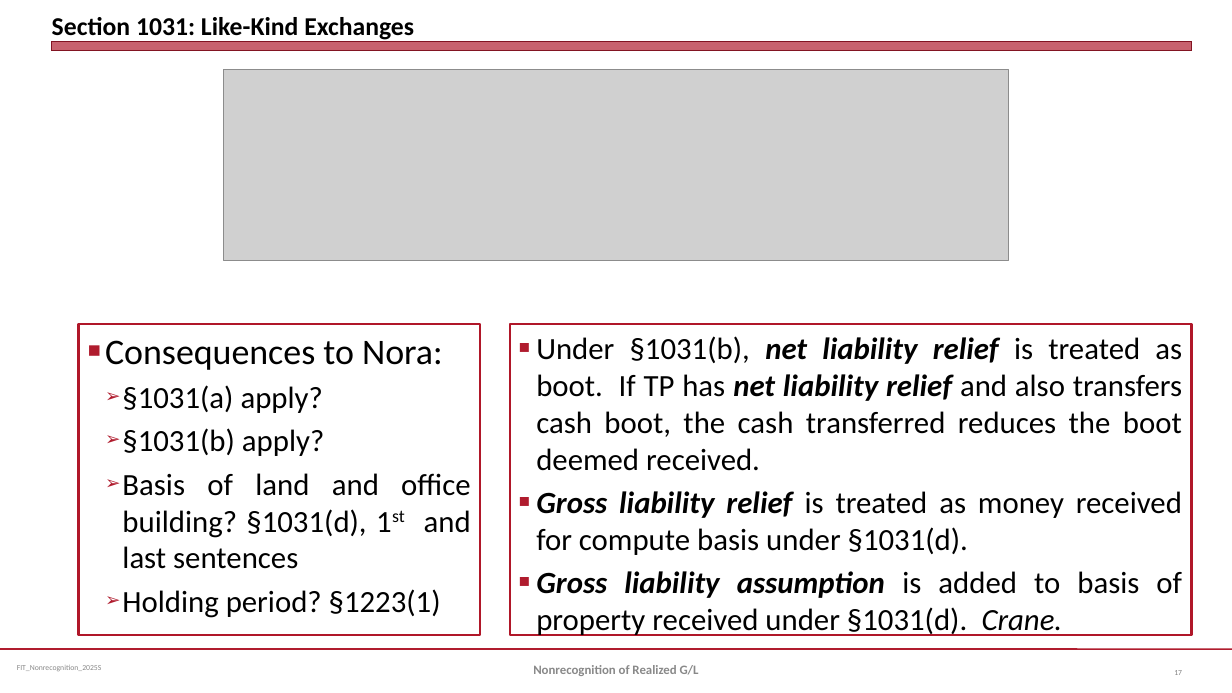
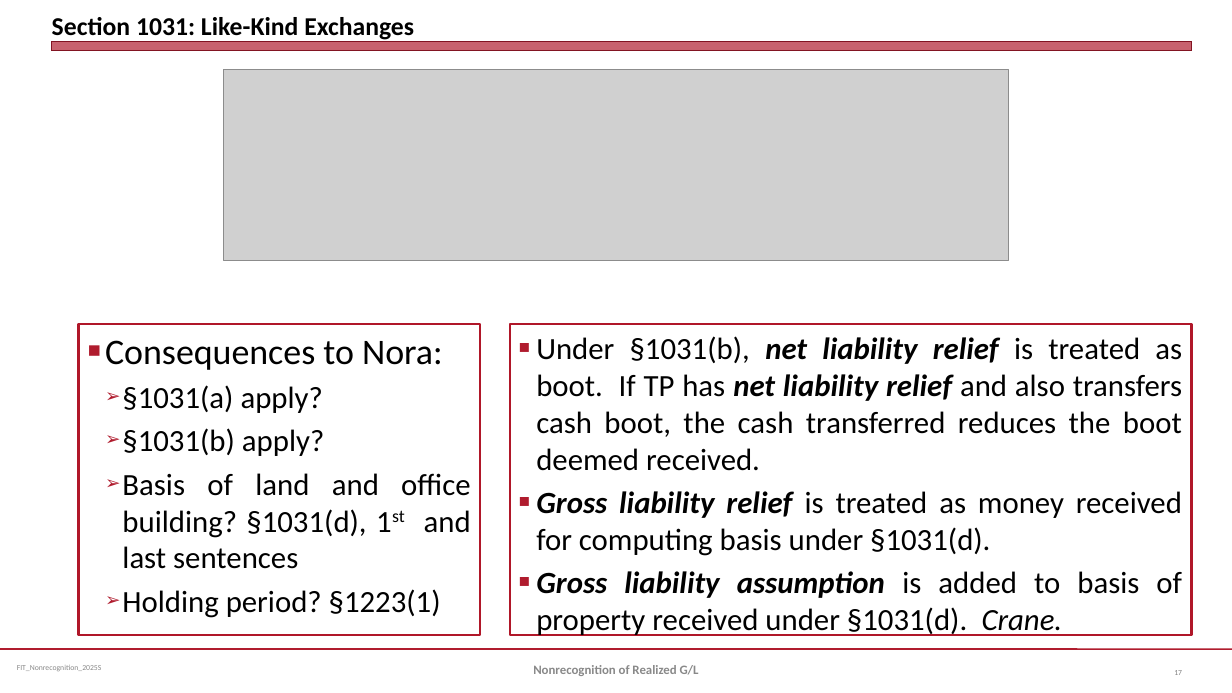
Before and after one commit to jmc877/Fed-Income-Tax, a slide deck: slide 17 of slides/FIT_NonrecognitionGL_2025S.pptx. Drawn at 1232x693 pixels with LibreOffice and Linux fonts; fonts in the diff are those of the drawing; grey boxes stand for pictures. Boxes give left, top, right and bottom in pixels: in the first picture for what was removed or moved away, otherwise in the second. Text is boxed around its words. In the diff, an @@ line names an element or a change of style, - is before the commit and + after.

```diff
--- a/slides/FIT_NonrecognitionGL_2025S.pptx
+++ b/slides/FIT_NonrecognitionGL_2025S.pptx
@@ text in rectangle at [536,491,1182,556]: text changed @@
-■ Gross liability relief is treated as money received for compute basis under §1031(d).
+■ Gross liability relief is treated as money received for computing basis under §1031(d).
```
Also in this commit, not shown: 3 other slides changed, 3 other files.
